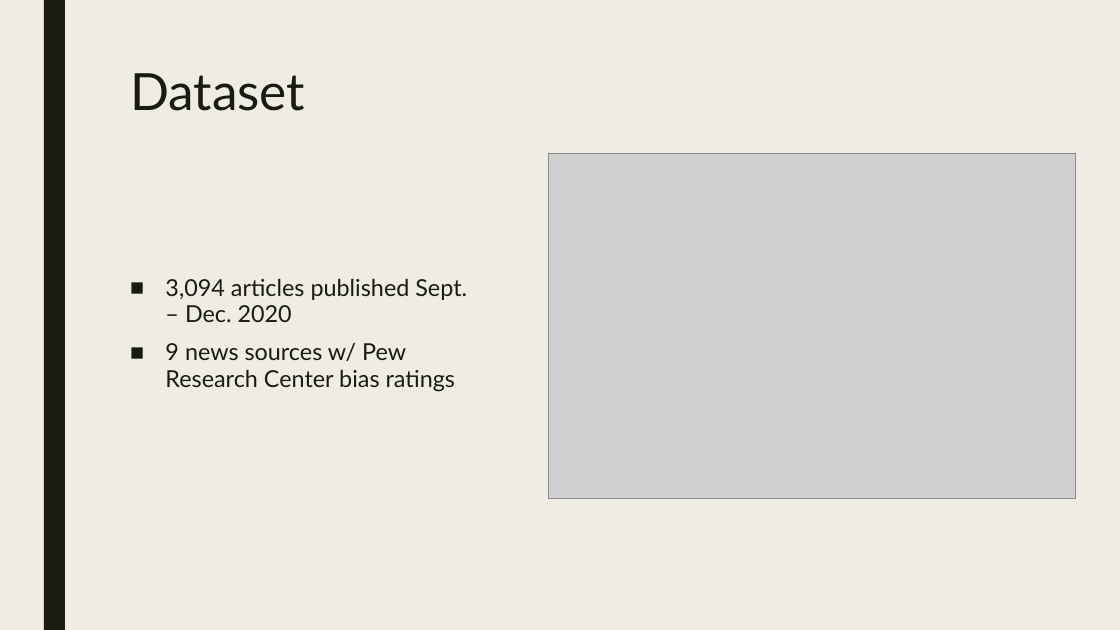
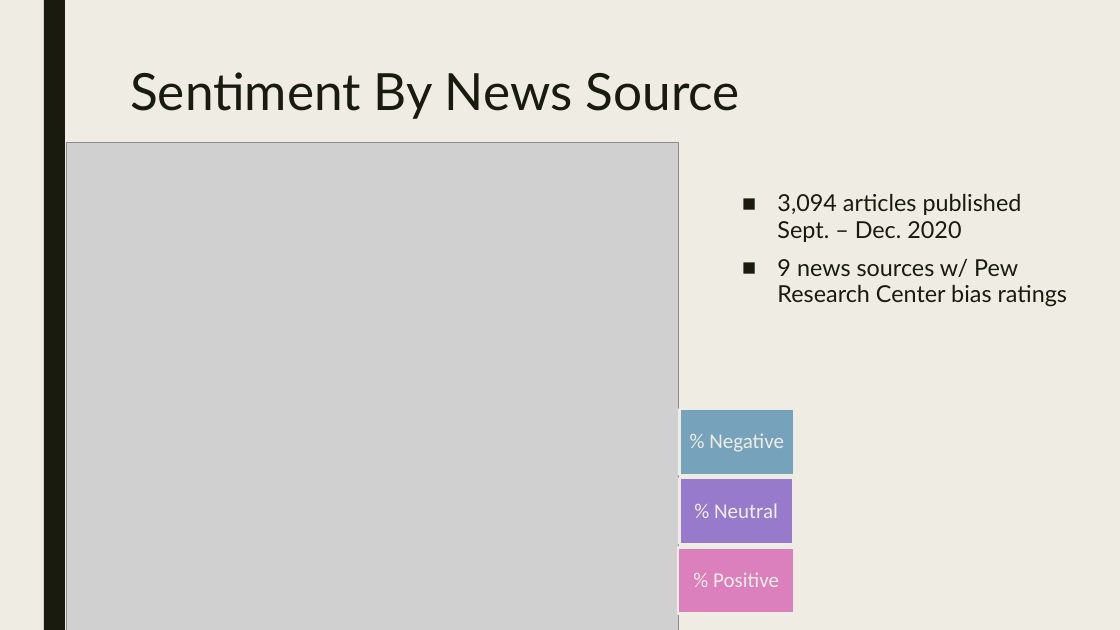
Before and after one commit to James-Ashley/sentiment-analysis-dashboard, a slide deck: slide 4 of demo_day_deck.pptx. Drawn at 1120x630 pixels with LibreOffice and Linux fonts; fonts in the diff are those of the drawing; grey boxes stand for pictures. Boxes give left, top, right and bottom in pixels: in the first picture for what was removed or moved away, otherwise in the second. Text is boxed around its words. In the diff, an @@ line names an element or a change of style, - is before the commit and + after.

```diff
--- a/demo_day_deck.pptx
+++ b/demo_day_deck.pptx
@@ title at (130,72,740,119): text changed @@
-Dataset
+Sentiment By News Source
@@ picture added at (66,142,679,630) @@
@@ picture removed at (549,154,1075,499) @@
@@ text "3,094 articles published Sept. – ...": place and size @@
-text "3,094 articles published Sept. – ..." at (165,278,467,392)
+text "3,094 articles published Sept. – ..." at (777,193,1067,307)
@@ text "3,094 articles published Sept. – ..." at (777,193,1067,307): vertical alignment bottom to top @@
@@ group added at (678,409,795,614): 3 rectangles, 3 texts @@
+% Negative
+% Neutral
+% Positive
```
Also in this commit, not shown: 1 slide added, 1 slide removed, 4 other files.
